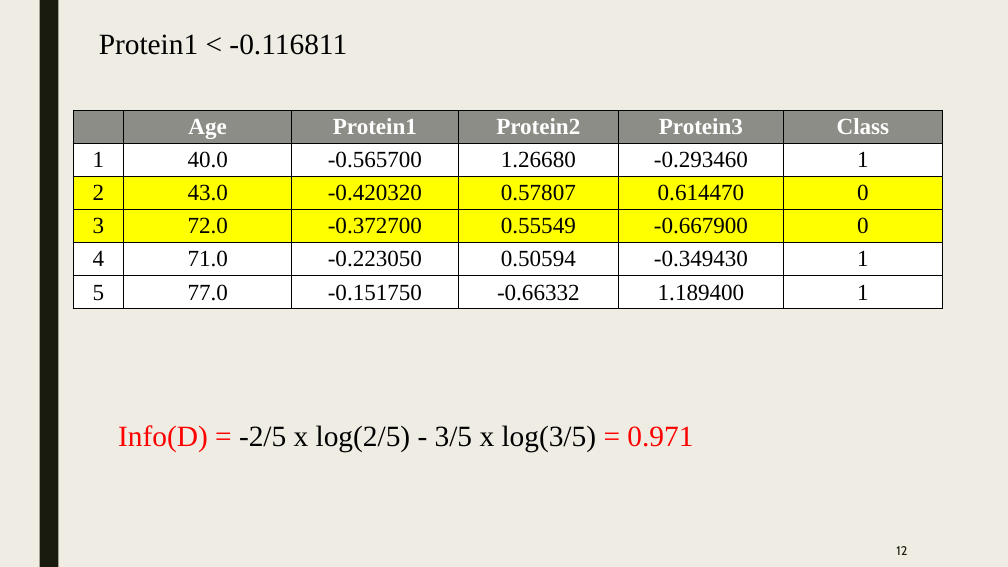
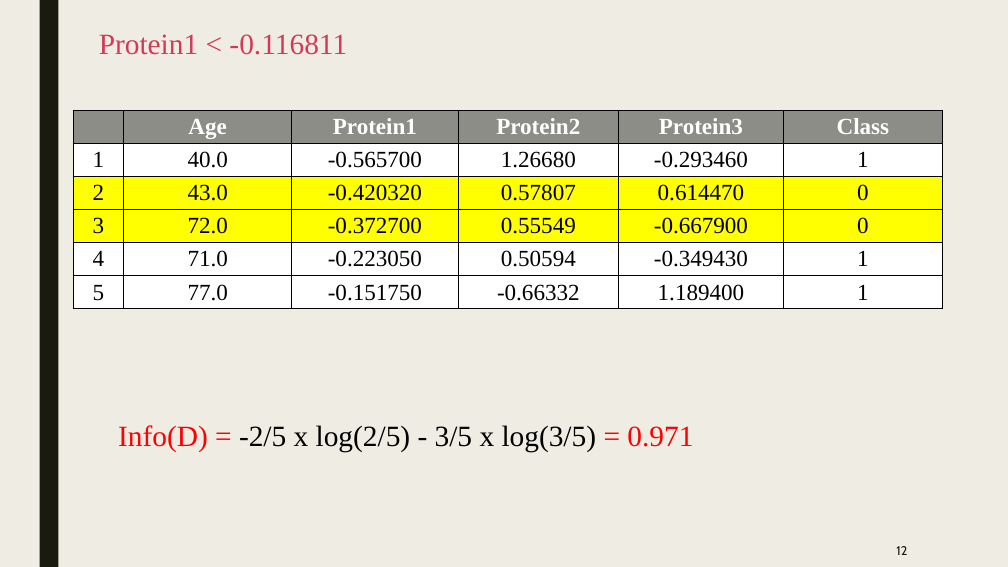
Before and after one commit to eamunt/Machine-learning-Github, a slide deck: slide 12 of Real_Breast_Cancer_Data.pptx. Drawn at 1008x567 pixels with LibreOffice and Linux fonts; fonts in the diff are those of the drawing. Boxes give left, top, right and bottom in pixels: in the first picture for what was removed or moved away, otherwise in the second. Text is boxed around its words. In the diff, an @@ line names an element or a change of style, - is before the commit and + after.

```diff
--- a/Real_Breast_Cancer_Data.pptx
+++ b/Real_Breast_Cancer_Data.pptx
@@ text "Protein1 < -0.116811" at [99,34,347,55]: text colour #000000 to #D13B56 @@
```
Also in this commit, not shown: 13 other slides changed.
